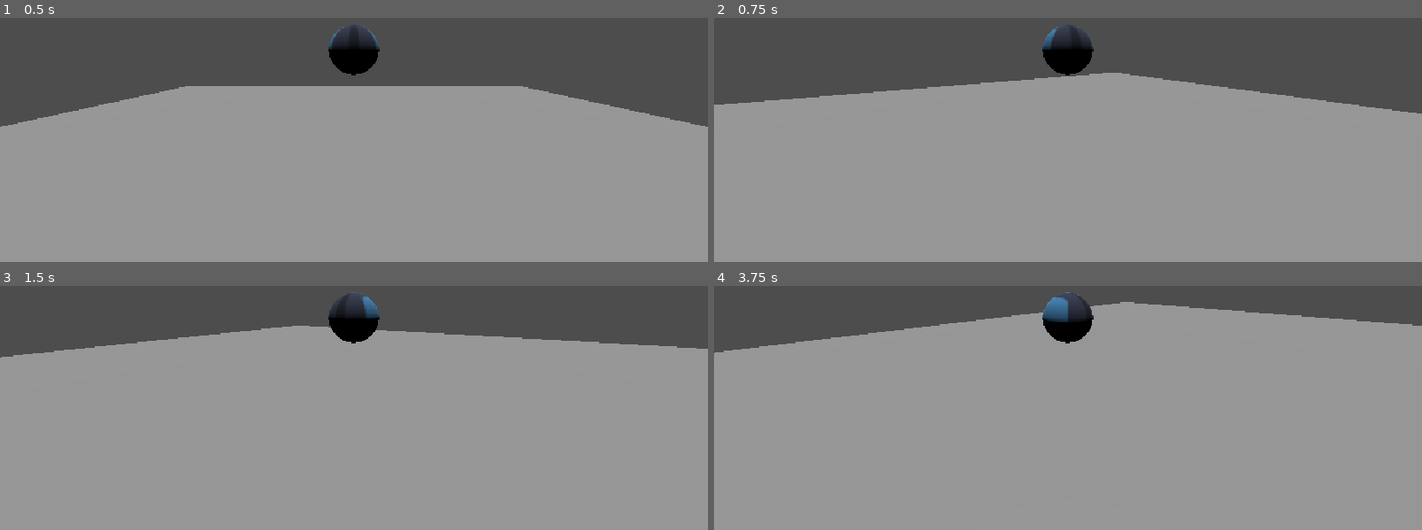
Above: before the commit, frames 1-4 (two rows, left to right).
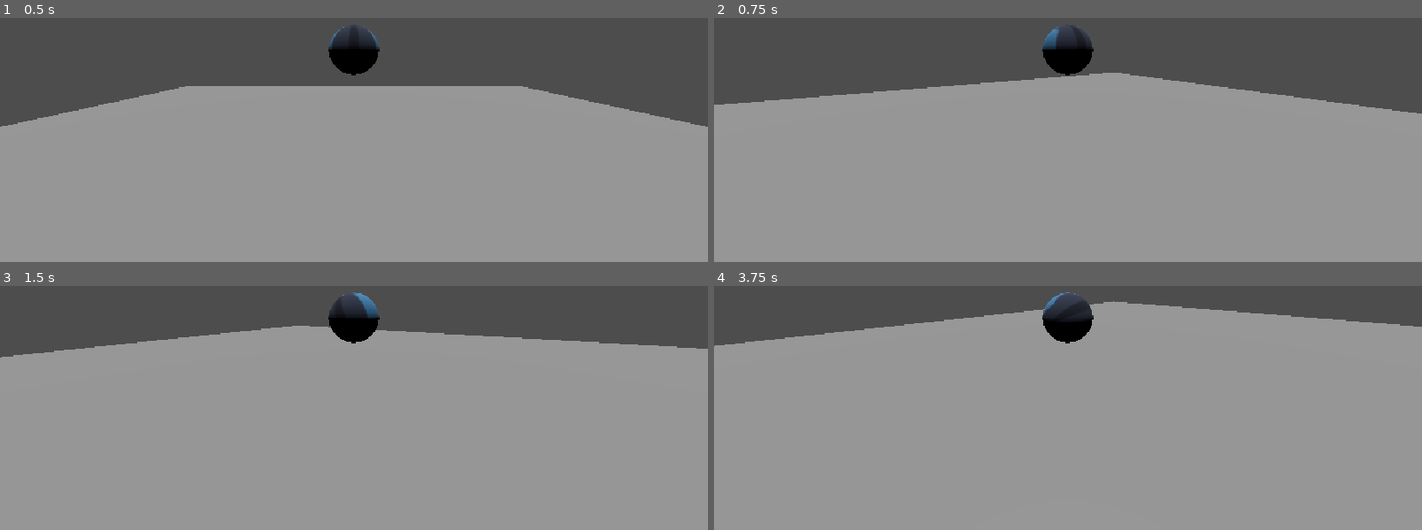
Above: after the commit, the same moments.

Repository: Jujulien45/Waffle_studio
Game: Godot game, scene res://dev.tscn
Same seed, same stepped clock (60 frames per second), same inputs: the game is played once before the commit and once after it. The engine's default icon, where the game draws it, is replaced by a stand-in: a white triangle on a blue panel in a dark square.
Inputs (mouse positions are in pixels of both pictures, inside the frame that each line leads up to):
- Up to frame 1 (0.5 s): no input
- Up to frame 2 (0.75 s): tap Enter (ui_accept) at 0.5 s; move the mouse to (1103, 47) at 0.52 s; hold Up (ui_up) from 0.53 s (still down); tap P at 0.6 s
- Up to frame 3 (1.5 s): keep holding Up (ui_up); tap Enter (ui_accept) at 0.77, 1.25 s; move the mouse to (318, 320) at 1.27 s; tap P at 1.35 s
- Up to frame 4 (3.75 s): keep holding Up (ui_up); tap Enter (ui_accept) at 1.52, 2.75, 3.02 s; move the mouse to (1082, 310) at 2.02 s; tap P at 2.1, 2.85, 3.6 s; move the mouse to (1060, 325) at 2.77 s; move the mouse to (1117, 322) at 3.52 s

Frame 1 is identical in both runs. In frame 2, less than 0.1% of the frame differs, in the area x 46-54%, y 4-18%; in frame 3, less than 0.1%; in frame 4, 1.4%, in the area x 0-100%, y 2-28%.

Commit message:
added rotation

Diff:
--- a/character_body_3d.gd
+++ b/character_body_3d.gd
@@ -2,10 +2,13 @@
 
 
 const ACELERATION = 5
+const FRICTION = 1
 const JUMP_VELOCITY = 4.5
 
 var rotx = 0.0
 var roty = 0.0
+var ROT = 15
+var rot_factor
 
 var paused = false
 
@@ -19,6 +22,7 @@
 	MESH = $MeshInstance3D
 	camera = $Camera3D
 	Input.mouse_mode = Input.MOUSE_MODE_CAPTURED
+	rot_factor = ROT / (2 * PI * $MeshInstance3D.mesh.radius)
 
 func _physics_process(delta: float) -> void:
 
@@ -42,15 +46,18 @@
 		if direction:
 			velocity.x += direction.x * ACELERATION * delta
 			velocity.z += direction.z * ACELERATION * delta
-		else:
-			velocity.x = move_toward(velocity.x, 0, ACELERATION * delta)
-			velocity.z = move_toward(velocity.z, 0, ACELERATION * delta)
+		if is_on_floor():
+			velocity.x -= FRICTION * velocity.x * delta
+			velocity.z -= FRICTION * velocity.z * delta
 
-
+		$MeshInstance3D.rotation -= Vector3(velocity.x, 0, velocity.z) * rot_factor * delta
+		"""
 		var horizontal_vel := Vector3(velocity.x, 0.0, velocity.z)
 		if horizontal_vel.length_squared() > 0.01:
 			var target_yaw := atan2(-horizontal_vel.x, -horizontal_vel.z)
 			MESH.rotation.y = lerp_angle(MESH.rotation.y, target_yaw, delta * 10.0)
+		"""
+
 		move_and_slide()
 
 func _input(event: InputEvent) -> void:
